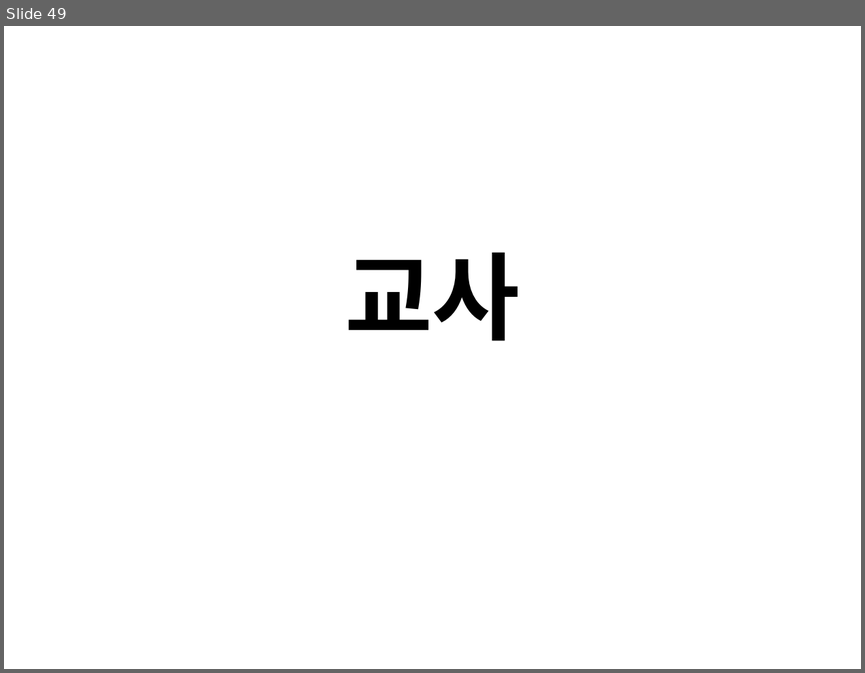
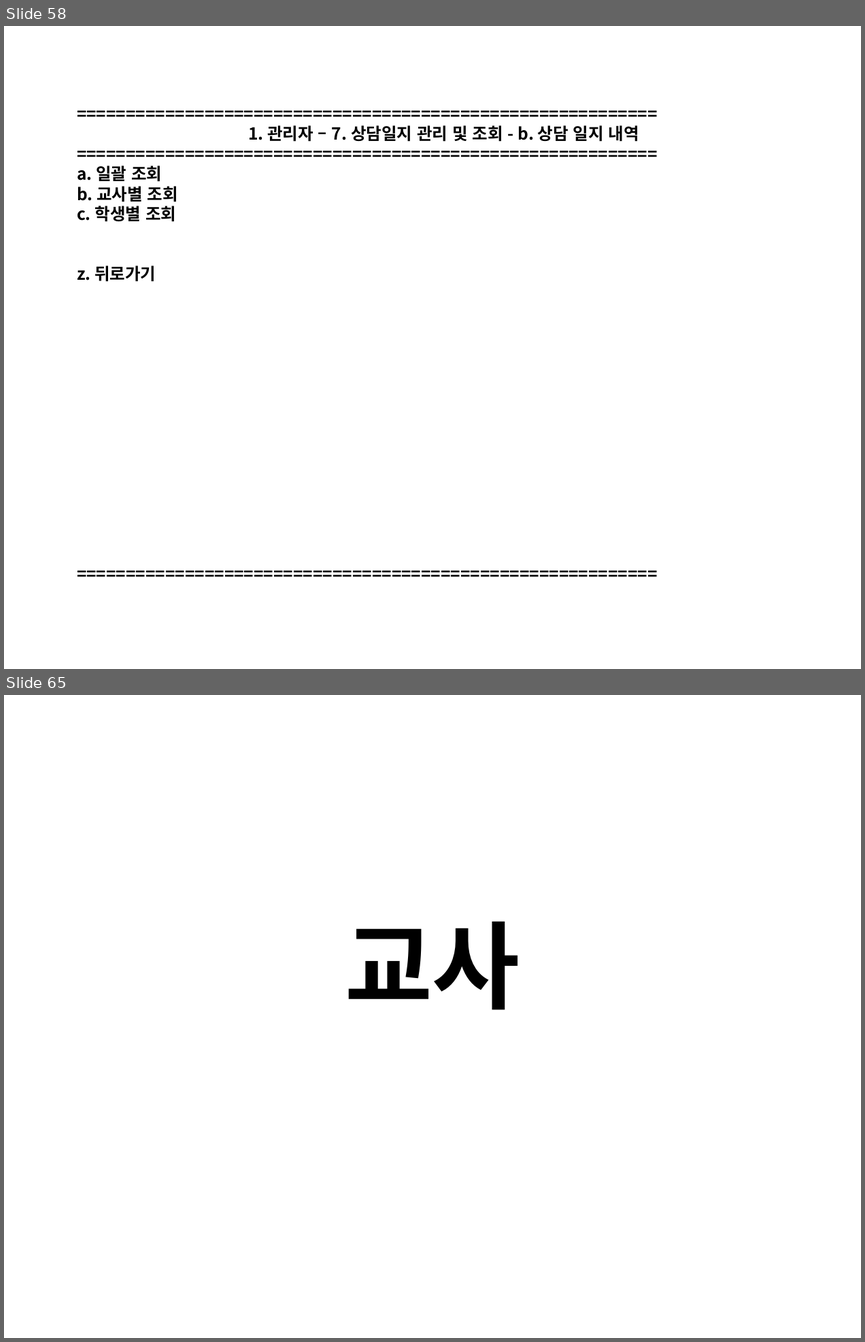
Before and after one commit to Yian-Kim/SEDU-Center, a slide deck: 03. 화면설계/01. 관리자/[디비2조]화면설계_관리자.pptx. Shown one above the other, each under a label of ours: slide 49 before the commit, slides 58 and 65 after it; the slides between them are not shown. The pictures are 865x673 and 865x1342 pixels, drawn with LibreOffice and Linux fonts; fonts in the diff are those of the drawing. Boxes give left, top, right and bottom in pixels: in the first picture for what was removed or moved away, otherwise in the second. Text is boxed around its words. In the diff, an @@ line names an element or a change of style, - is before the commit and + after.

Commit message:
Modify File [[디비2조]화면설계_관리자.pptx]
1. POWER POINT 파일 수정

- [디비2조]화면설계_관리자.pptx 파일 수정
  (03. 화면설계\01. 관리자\[디비2조]화면설계_관리자.pptx)
- 모든 메뉴 추가

```diff
--- a/03. 화면설계/01. 관리자/[디비2조]화면설계_관리자.pptx
+++ b/03. 화면설계/01. 관리자/[디비2조]화면설계_관리자.pptx
@@ slide 58 added at <box>4,26,861,669</box>, background #FFFFFF @@
@@ text added at <box>77,125,639,281</box>, 14 pt, text #000000, bold @@
+===========================================================
+1. 관리자 – 7. 상담일지 관리 및 조회 - b. 상담 일지 내역
+===========================================================
+a. 일괄 조회
+b. 교사별 조회
+c. 학생별 조회
+z. 뒤로가기
+===========================================================
@@ what was slide 49 is now slide 65 @@
```
Also in this commit, not shown: 4 slides changed, 15 other slides added.
